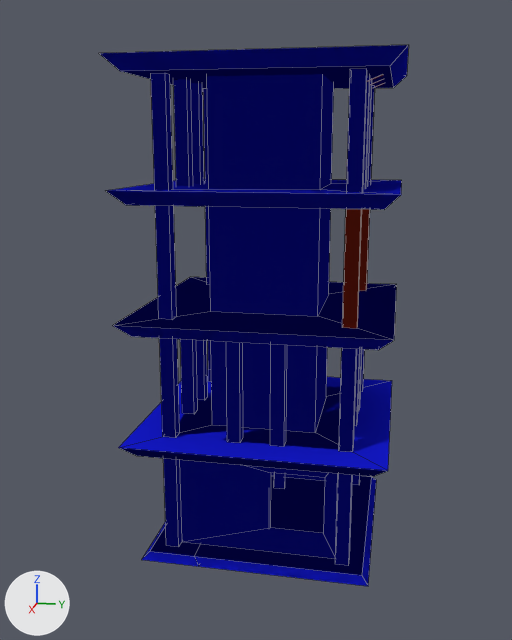
The Blender file Ninja Game/Assets/GameObjects/ninjaDojoPlus.blend, before and after one commit.
Camera for both pictures: a 50 mm camera at (53.9, 9.4, 30.0) aimed at (-5.7, -2.5, 15.1). The axes (+X, +Y, +Z) are drawn at lower left. The lights are the same throughout. Mesh edges are drawn as thin lines.
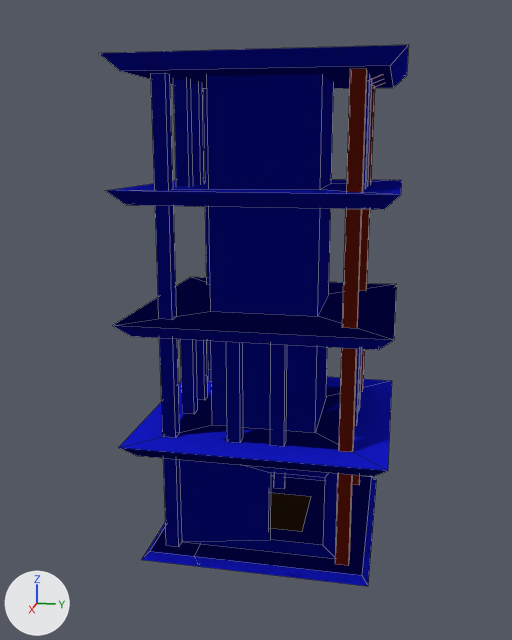
Edits to the scene script, one JSON object a line:
```json
{"op": "add", "block": "mat_floor", "code": ["mat_floor = diffuse_material('Floor')", "mat_floor.base_color = (0.122, 0.0731, 0.0323)  # brown #624c32"]}
{"block": "me_cube", "where": "# used by ob_cube; location = (0.0, 0.0, 0.0)"}
{"block": "me_cube", "where": "# verts and faces of me_cube; kept vertices keep their numbers, new ones are numbered from 2144"}
{"block": "me_cube", "where": "# before: 2105 (-6.2, 5.0, 2.0), 2107 (-6.2, 1.0, 2.0), 2111 (-6.2, 1.0, 2.0), 2119 (-6.2, 5.0, 2.0), 2122 (-6.2, 5.0, 2.0)"}
{"block": "me_cube", "where": "# before: 2123 (-6.2, 1.0, 2.0), 2125 (6.2, 5.0, 2.0) at pixel (323, 533), 2127 (6.2, 1.0, 2.0) at pixel (270, 527), 2131 (6.2, 5.0, 2.0) at pixel (323, 533), 2138 (6.2, 5.0, 2.0) at pixel (323, 533)"}
{"block": "me_cube", "where": "# before: 2139 (6.2, 1.0, 2.0) at pixel (270, 527), 2143 (6.2, 1.0, 2.0) at pixel (270, 527)"}
{"op": "remove", "block": "me_cube", "code": "me_cube.from_pydata(...)  # 2144 vertices, 984 faces, 52 loose edges; spans x -20.0..9.5, y -12.8..9.5, z -10.2..35.6"}
{"op": "add", "block": "me_cube", "code": "me_cube.from_pydata(...)  # 2152 vertices, 986 faces, 52 loose edges; spans x -20.0..9.5, y -12.8..9.5, z -10.2..35.6"}
{"block": "me_cube", "change": "me_cube part 1"}
{"op": "add", "block": "me_cube", "code": "for i in [2105, 2107, 2111, 2119, 2122, 2123, 2125, 2127, 2131, 2138, 2139, 2143]: verts[i] += (0.0, 0.0, -1.0)"}
{"op": "add", "block": "me_cube", "code": "verts[2144] = (-3.0, 3.0, 0.0)  # pixel (311, 496)"}
{"op": "add", "block": "me_cube", "code": "verts[2145] = (-3.0, -3.0, 0.0)"}
{"op": "add", "block": "me_cube", "code": "verts[2146] = (-3.0, 3.0, 0.0)  # pixel (311, 496)"}
{"op": "add", "block": "me_cube", "code": "verts[2147] = (-3.0, -3.0, 0.0)"}
{"op": "add", "block": "me_cube", "code": "for new, old in zip([*range(2148, 2152)], [*range(2144, 2148)]): verts[new] = verts[old] + (6.0, 0.0, 0.0)"}
{"op": "add", "block": "me_cube", "code": "faces += [(2144, 2148, 2149, 2145)]  # mat_material (beige #e7bf7d)"}
{"op": "add", "block": "me_cube", "code": "faces += [(2146, 2147, 2151, 2150)]  # mat_floor (brown #624c32)"}
{"block": "me_cube", "change": "me_cube part 2: 113 faces spanning x -7.0..7.0, y 1.1..7.0, z 0.0..34.6 switch from mat_outside (blue #161cd6) to mat_bars (red #a93725)"}
{"op": "add", "block": "me_cube", "code": "me_cube.materials.append(mat_floor)  # brown #624c32"}
```

Where the change shows, as pixel boxes [x1, y1, x2, y2] in the pictures (512 x 640 px):
```json
{"part": 1, "of": "me_cube", "change": "built on", "before": [179, 460, 338, 559], "after": [179, 460, 338, 559]}
{"part": 2, "of": "me_cube", "change": "recoloured", "before": [335, 69, 375, 566], "after": [335, 69, 375, 566], "on screen": "blue to red"}
```
